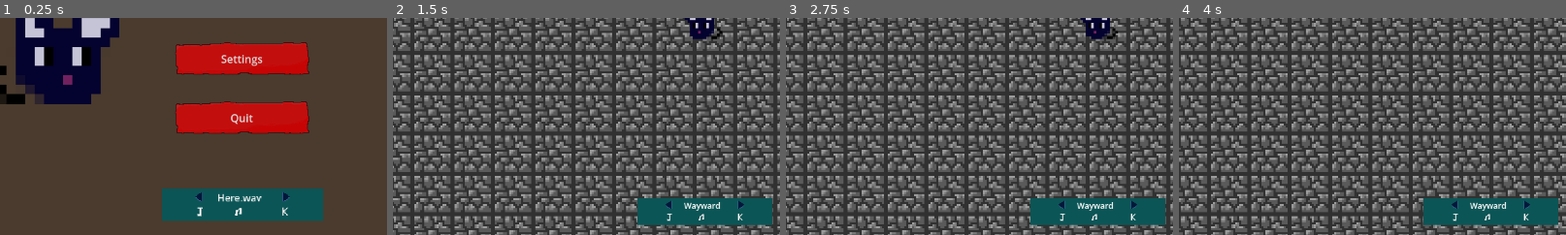
Above: before the commit, frames 1-4 (left to right).
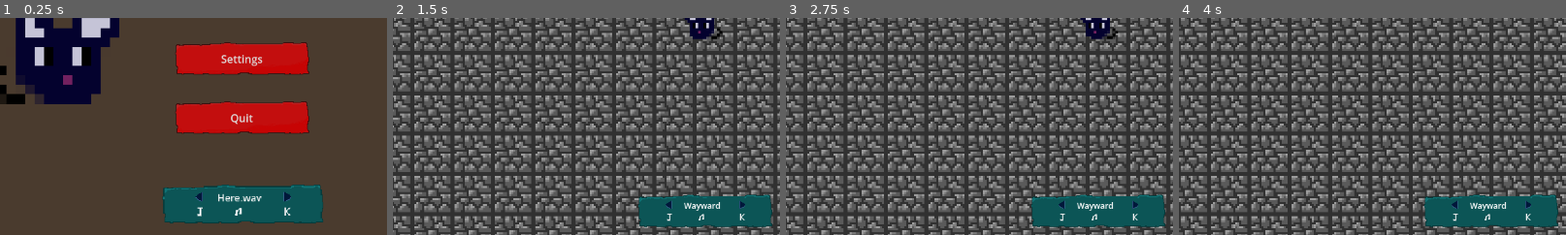
Above: after the commit, the same moments.

Repository: lakshraja/brackeys_jam_submission2025
Game: Godot game, scene res://scenes/levels/Main.tscn
The game is run twice, just before and just after one commit, with the same random seed, the same clock (stepped at 60 frames per second) and the same inputs.
Inputs (mouse positions are % of the whole screen's width and height, from its top left):
- Up to frame 1 (0.25 s): no input
- Up to frame 2 (1.5 s): click "Play!!" at 0.5 s; click (55, 91) at 1.25 s
- Up to frame 3 (2.75 s): click (55, 91) at 2 s
- Up to frame 4 (4 s): click (45, 91) at 2.75 s; tap Enter at 3.5 s; hold Right (right) from 3.53 s (still down); hold E (interact) from 3.53 s (still down)
The pictures show only the part of the screen within x 10-60%, y 48-98%; the shares and areas given below are measured in that part.

The runs differ from the first frame. In frame 1, 1.2% of the frame differs, in the area x 41-84%, y 76-95%; in frame 2, 0.9%; in frame 3, 0.9%; in frame 4, 0.9%.

Commit message:
fixed music ui

Diff:
--- a/scenes/MusicUI.tscn
+++ b/scenes/MusicUI.tscn
@@ -1,11 +1,12 @@
-[gd_scene load_steps=8 format=3 uid="uid://cu5sss361r6ni"]
+[gd_scene load_steps=9 format=3 uid="uid://dxa0cp1feh0m2"]
 
-[ext_resource type="Script" uid="uid://b0v3p7cnepbj6" path="res://scripts/muscui.gd" id="1_1udue"]
+[ext_resource type="Script" path="res://scripts/muscui.gd" id="1_1udue"]
 [ext_resource type="Texture2D" uid="uid://blmtmepnfy2ps" path="res://assets/j_back.png" id="1_ejojg"]
 [ext_resource type="Texture2D" uid="uid://7sok1a65lvjm" path="res://assets/k_front.png" id="2_wia2r"]
 [ext_resource type="Texture2D" uid="uid://bfl18al7db8m1" path="res://assets/forward.png" id="3_mobtd"]
 [ext_resource type="Texture2D" uid="uid://me4jerycdnkj" path="res://assets/backward.png" id="4_keplp"]
 [ext_resource type="Texture2D" uid="uid://bh8c02cbjsfk8" path="res://assets/note_icon.png" id="5_wia2r"]
+[ext_resource type="Texture2D" uid="uid://buxman2ndel5h" path="res://assets/button_tile_cyan.png" id="7_fqasy"]
 
 [sub_resource type="LabelSettings" id="LabelSettings_d6bcn"]
 font_size = 12
@@ -27,9 +28,9 @@
 [node name="KFront" type="TextureRect" parent="."]
 z_index = 1
 layout_mode = 0
-offset_left = 47.0
+offset_left = 50.0
 offset_top = -0.02
-offset_right = 63.0
+offset_right = 66.0
 offset_bottom = 15.98
 texture = ExtResource("2_wia2r")
 
@@ -75,9 +76,9 @@
 [node name="NextButton" type="Button" parent="."]
 z_index = 1
 layout_mode = 0
-offset_left = 41.19
+offset_left = 43.0
 offset_top = -24.515
-offset_right = 65.19
+offset_right = 67.0
 offset_bottom = 6.485
 theme_type_variation = &"FlatButton"
 icon = ExtResource("3_mobtd")
@@ -92,7 +93,7 @@
 icon = ExtResource("4_keplp")
 flat = true
 
-[node name="ColorRect" type="ColorRect" parent="."]
+[node name="TextureRect" type="TextureRect" parent="."]
 layout_mode = 1
 anchors_preset = 8
 anchor_left = 0.5
@@ -100,12 +101,12 @@
 anchor_right = 0.5
 anchor_bottom = 0.5
 offset_left = -100.0
-offset_top = -20.0
+offset_top = -25.0
 offset_right = 100.0
-offset_bottom = 20.0
+offset_bottom = 25.0
 grow_horizontal = 2
 grow_vertical = 2
-color = Color(0.0470588, 0.333333, 0.337255, 1)
+texture = ExtResource("7_fqasy")
 
 [connection signal="pressed" from="NextButton" to="." method="_on_next_button_pressed"]
 [connection signal="pressed" from="PrevButton" to="." method="_on_prev_button_pressed"]
